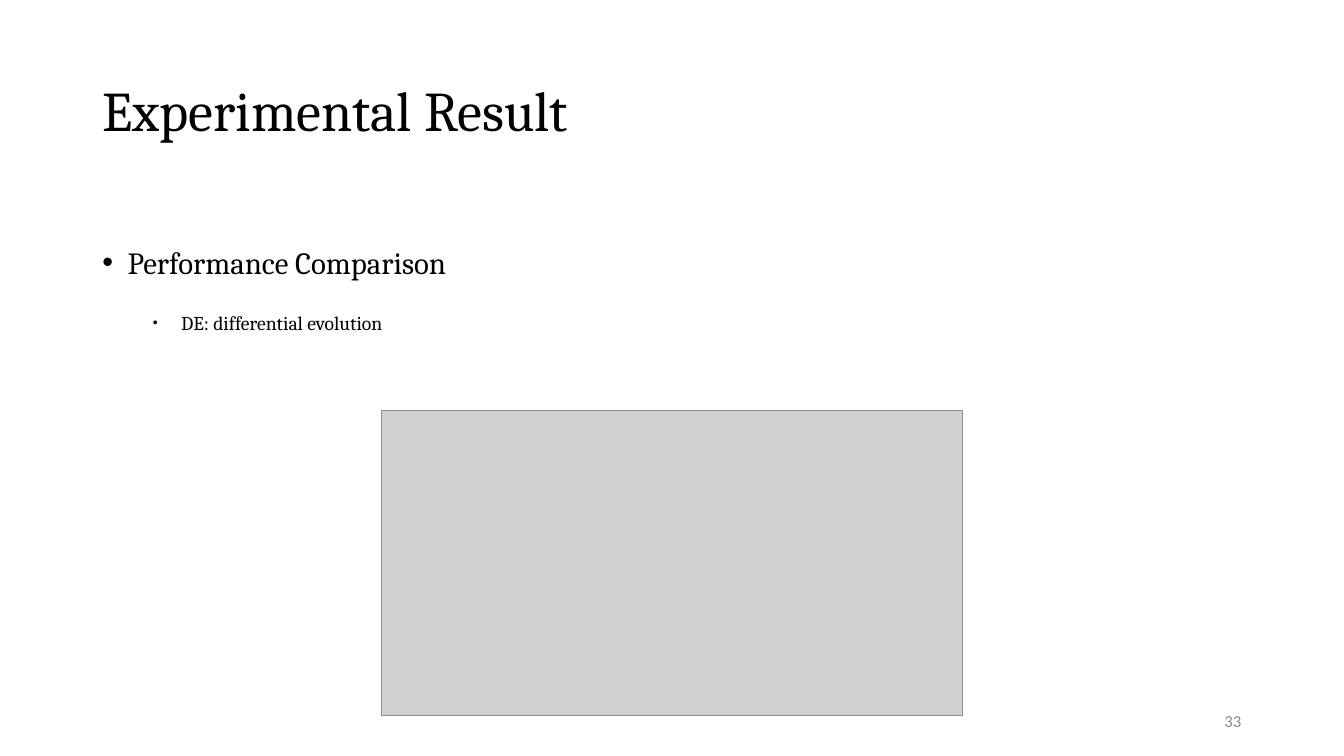
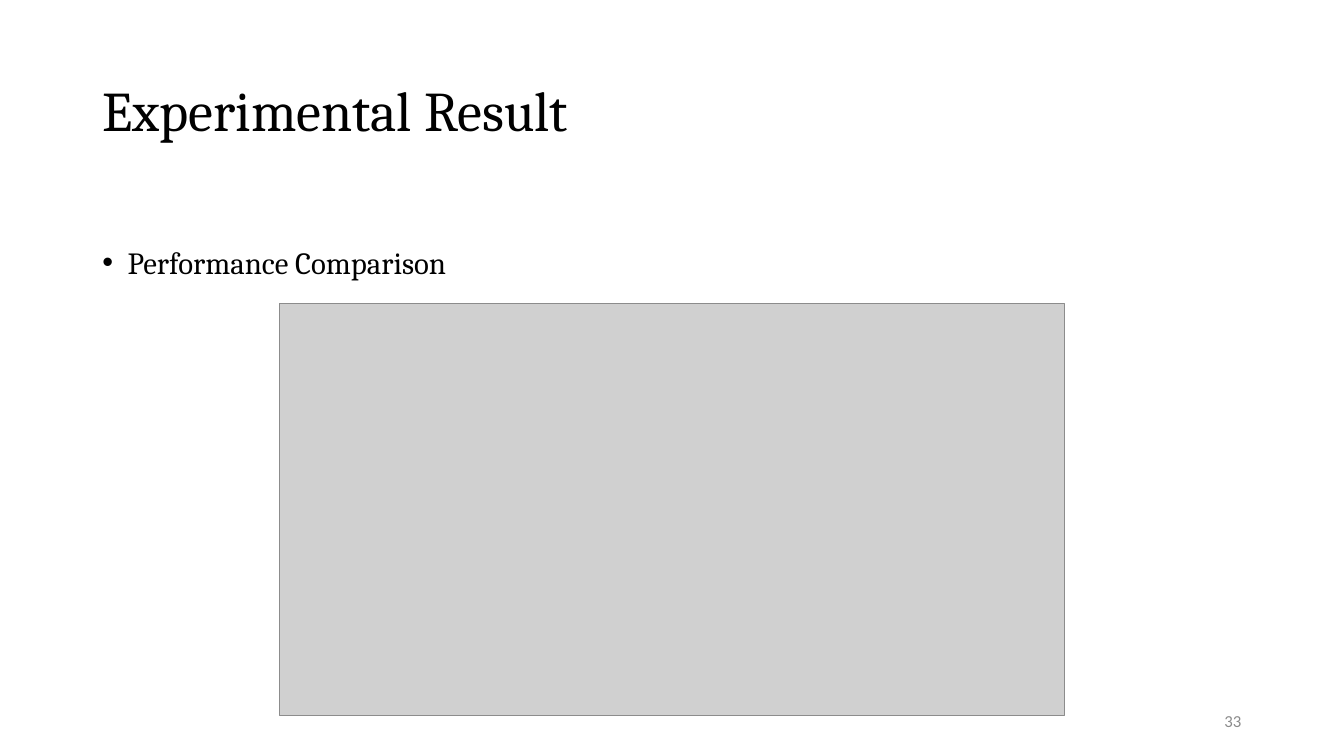
Before and after one commit to Pacific-Feng-Studuies/Studied-Papers, a slide deck: slide 34 of DAC2024/MOGA-CmpCNN/MOGA-CmpCNN A Multi-Objective Genetic Algorithm Intergrated with CmpCNN Model for CMP-Aware Metal Fill.pptx. Drawn at 1344x756 pixels with LibreOffice and Linux fonts; fonts in the diff are those of the drawing; grey boxes stand for pictures. Boxes give left, top, right and bottom in pixels: in the first picture for what was removed or moved away, otherwise in the second. Text is boxed around its words. In the diff, an @@ line names an element or a change of style, - is before the commit and + after.

```diff
--- a/DAC2024/MOGA-CmpCNN/MOGA-CmpCNN A Multi-Objective Genetic Algorithm Intergrated with CmpCNN Model for CMP-Aware Metal Fill.pptx
+++ b/DAC2024/MOGA-CmpCNN/MOGA-CmpCNN A Multi-Objective Genetic Algorithm Intergrated with CmpCNN Model for CMP-Aware Metal Fill.pptx
@@ text at box(181, 316, 382, 331): paragraph removed @@
-  • DE: differential evolution
@@ picture: place and size @@
-picture at box(381, 410, 963, 716)
+picture at box(280, 303, 1065, 716)
```
